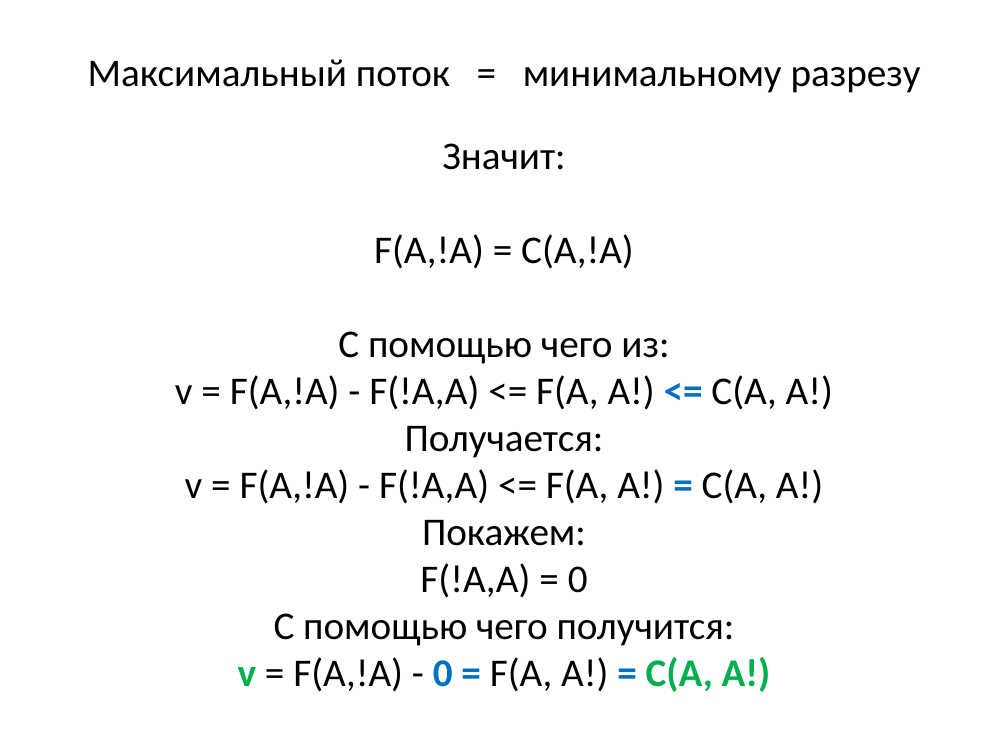
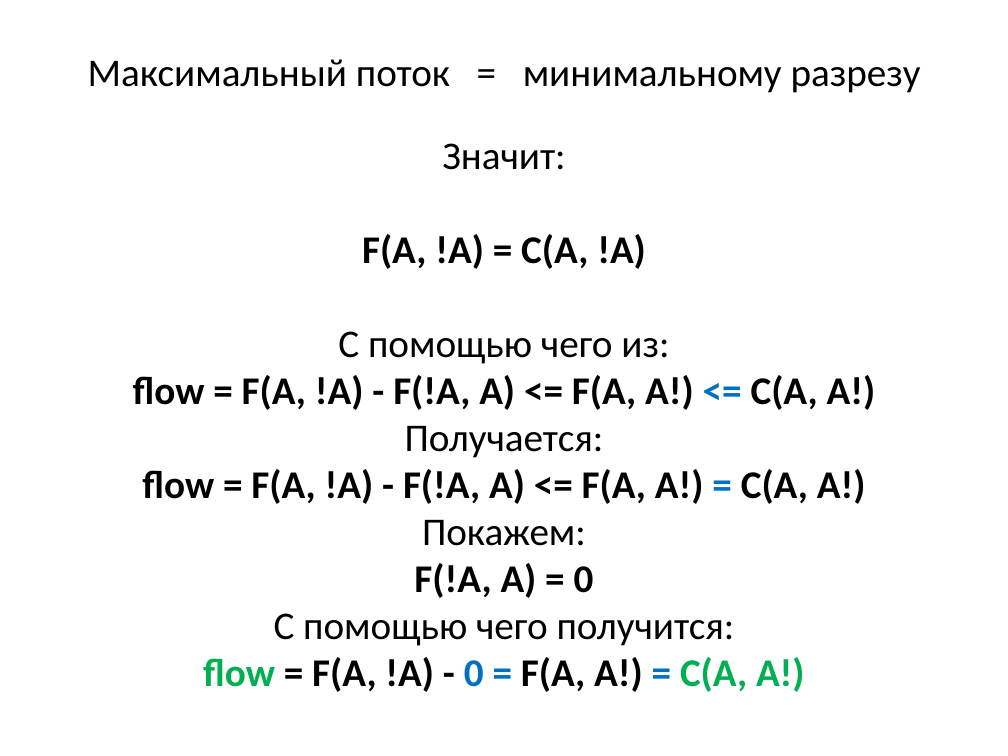
Before and after one commit to SteinbergOB/ANG, a slide deck: slide 117 of Презентации/Лекция 4.pptx (slide 102 before the commit). Drawn at 1008x756 pixels with LibreOffice and Linux fonts; fonts in the diff are those of the drawing. Boxes give left, top, right and bottom in pixels: in the first picture for what was removed or moved away, otherwise in the second. Text is boxed around its words. In the diff, an @@ line names an element or a change of style, - is before the commit and + after.

```diff
--- a/Презентации/Лекция 4.pptx
+++ b/Презентации/Лекция 4.pptx
@@ text at [362,234,646,269]: text changed; bold on @@
-F(A,!A) = C(A,!A)
+F(A, !A) = C(A, !A)
@@ text at [133,375,876,410]: text changed; bold on @@
-v = F(A,!A) - F(!A,A) <= F(A, A!) <= C(A, A!)
+flow = F(A, !A) - F(!A, A) <= F(A, A!) <= C(A, A!)
@@ text at [142,469,866,504]: text changed; bold on @@
-v = F(A,!A) - F(!A,A) <= F(A, A!) = C(A, A!)
+flow = F(A, !A) - F(!A, A) <= F(A, A!) = C(A, A!)
@@ text at [414,563,594,598]: text changed; bold on @@
-F(!A,A) = 0
+F(!A, A) = 0
@@ text at [203,657,805,692]: text changed; bold on @@
-v = F(A,!A) - 0 = F(A, A!) = C(A, A!)
+flow = F(A, !A) - 0 = F(A, A!) = C(A, A!)
```
Also in this commit, not shown: 54 other slides changed, 61 slides added, 1 slide removed.
